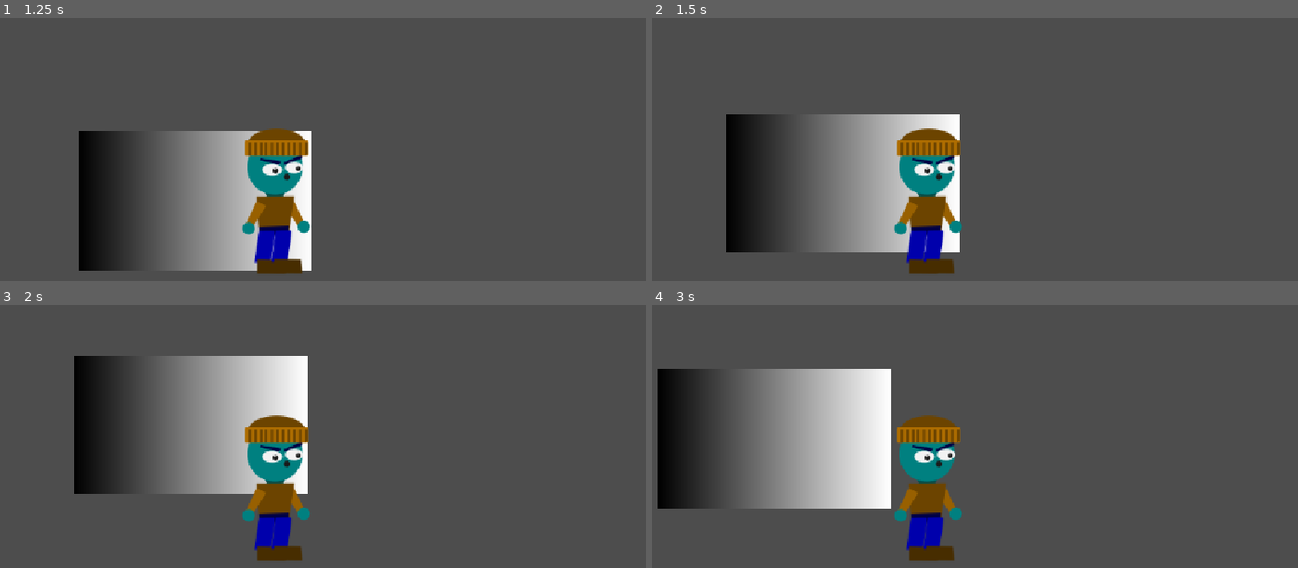
Above: before the commit, frames 1-4 (two rows, left to right).
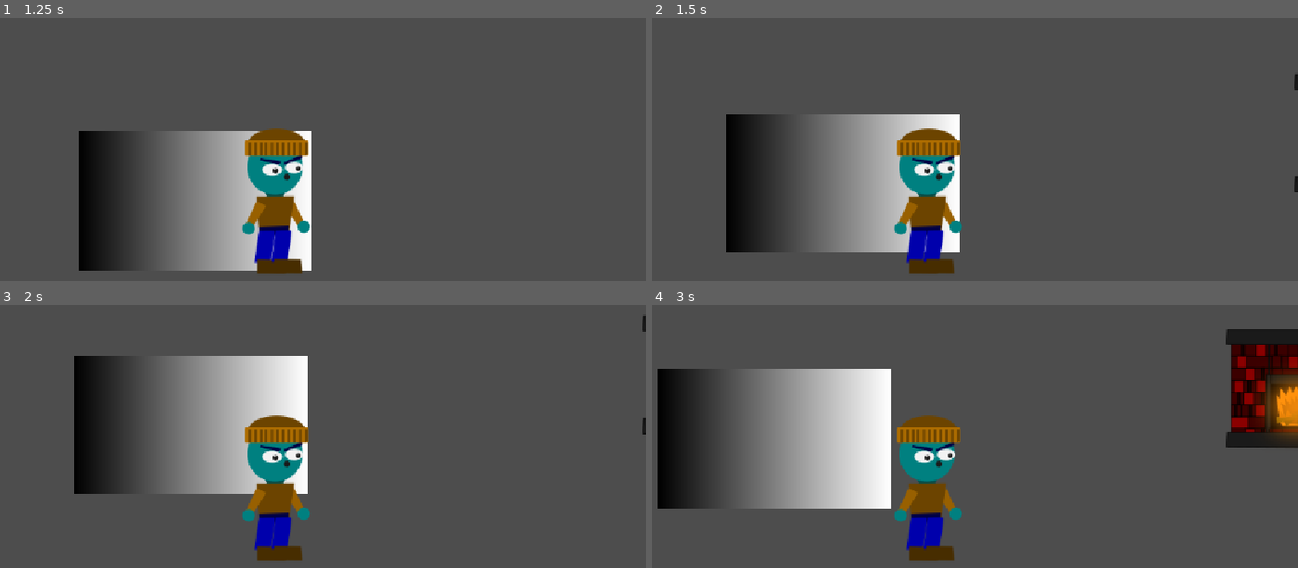
Above: after the commit, the same moments.

Repository: DropletU/autumn
Game: Godot game, scene res://Scenes/main.tscn
Same seed, same stepped clock (60 frames per second), same inputs: the game is played once before the commit and once after it.
Inputs:
- Up to frame 1 (1.25 s): tap Enter at 0.5 s; hold D (right) from 0.53 s (still down)
- Up to frame 2 (1.5 s): release D (right) at 1.28 s; hold S (down) from 1.28 s (still down)
- Up to frame 3 (2 s): keep holding S (down)
- Up to frame 4 (3 s): release S (down) at 2.03 s; hold D (right) 2.03-2.78 s; hold W (up) from 2.78 s (still down)

Frame 1 is identical in both runs. In frame 2, less than 0.1% of the frame differs, in the area x 99-100%, y 21-67%; in frame 3, less than 0.1%; in frame 4, 4.8%, in the area x 88-100%, y 9-55%.

Commit message:
Main: Add FirePlace to main scene as a test

Diff:
--- a/Scenes/main.tscn
+++ b/Scenes/main.tscn
@@ -1,6 +1,7 @@
 [gd_scene format=3 uid="uid://digo85qr1yo5g"]
 
 [ext_resource type="PackedScene" uid="uid://c5o55k0d8e4j5" path="res://Scenes/player.tscn" id="1_jjgbg"]
+[ext_resource type="PackedScene" uid="uid://bw8ee2l6m1sdx" path="res://Scenes/fire_place.tscn" id="2_bo1nx"]
 
 [sub_resource type="Gradient" id="Gradient_7u77a"]
 
@@ -14,5 +15,8 @@
 scale = Vector2(1, 153.5)
 texture = SubResource("GradientTexture1D_57qmd")
 
-[node name="Player" parent="." unique_id=1769773239 instance=ExtResource("1_jjgbg")]
+[node name="Player" parent="." unique_id=1769773239 groups=["Player"] instance=ExtResource("1_jjgbg")]
 position = Vector2(63, 16)
+
+[node name="FirePlace" parent="." unique_id=928912823 instance=ExtResource("2_bo1nx")]
+position = Vector2(623, -65)
